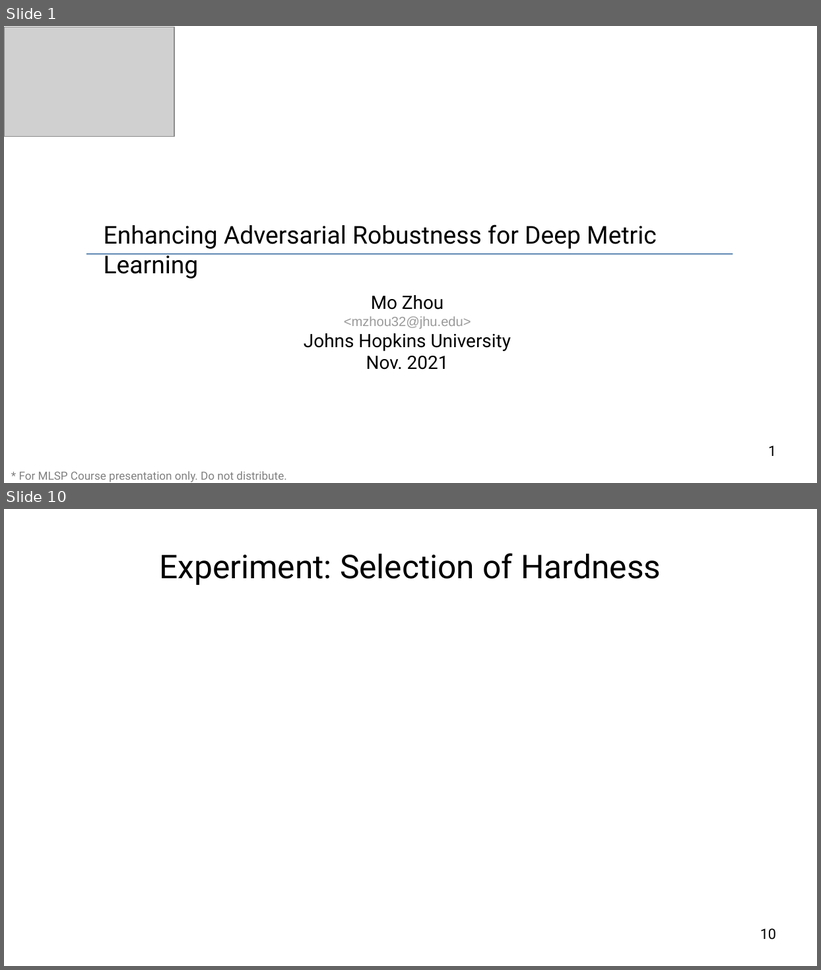
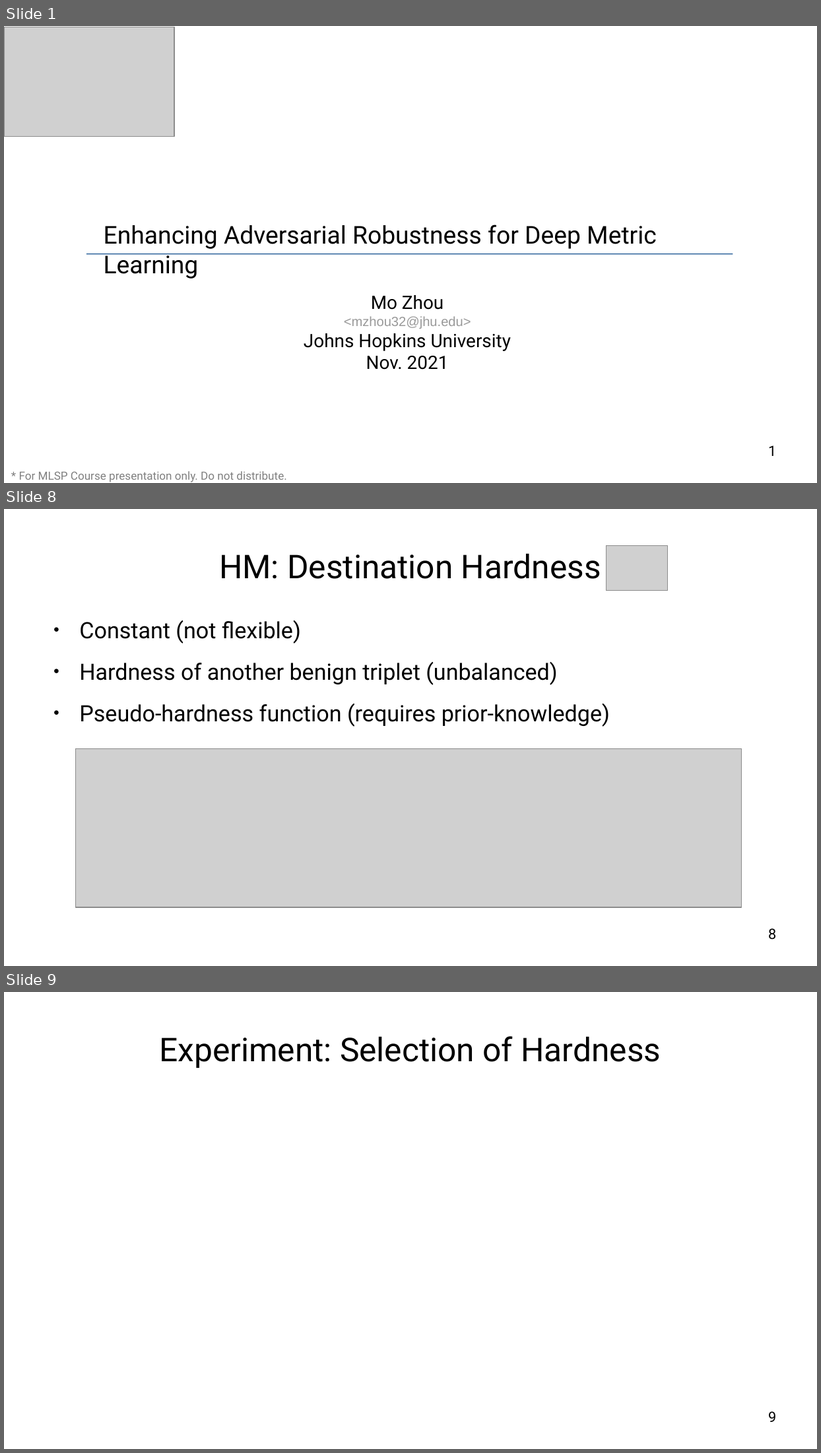
Before and after one commit to cdluminate/robdml, a slide deck: slides/slides.odp. Shown one above the other, each under a label of ours: slides 1 and 10 before the commit, slides 1, 8 and 9 after it; the slides between them are not shown. The pictures are 821x970 and 821x1453 pixels, drawn with LibreOffice and Linux fonts; fonts in the diff are those of the drawing; grey boxes stand for pictures. Boxes give left, top, right and bottom in pixels: in the first picture for what was removed or moved away, otherwise in the second. Text is boxed around its words. In the diff, an @@ line names an element or a change of style, - is before the commit and + after.

```diff
--- a/slides/slides.odp
+++ b/slides/slides.odp
@@ slide 8 added at <box>4,509,817,966</box>, background #FFFFFF @@
@@ picture added at <box>606,546,668,590</box> @@
@@ title added at <box>219,553,601,579</box>, 32 pt, text #000000 @@
+HM: Destination Hardness
@@ text added at <box>79,621,610,727</box>, 22 pt, text #000000 @@
+● Constant (not flexible)
+● Hardness of another benign triplet (unbalanced)
+● Pseudo-hardness function (requires prior-knowledge)
@@ picture added at <box>75,749,742,908</box> @@
@@ page number added at <box>768,929,776,940</box>, 14 pt, text #000000 @@
+8
@@ what was slide 10 is now slide 9 @@
@@ page number at <box>768,1412,776,1422</box>: text changed @@
-10
+9
```
Also in this commit, not shown: 6 other slides added, 8 slides removed.
